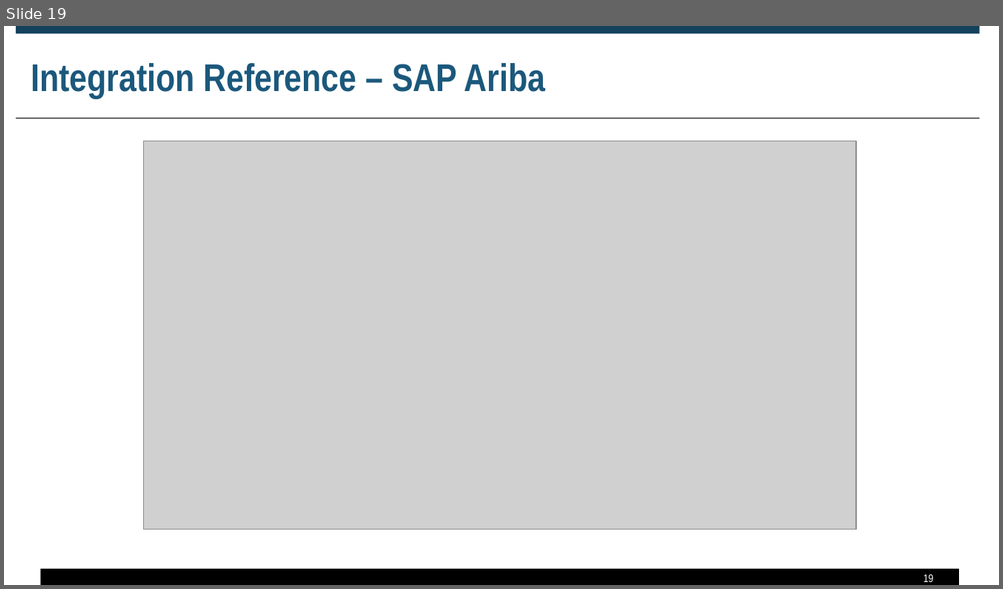
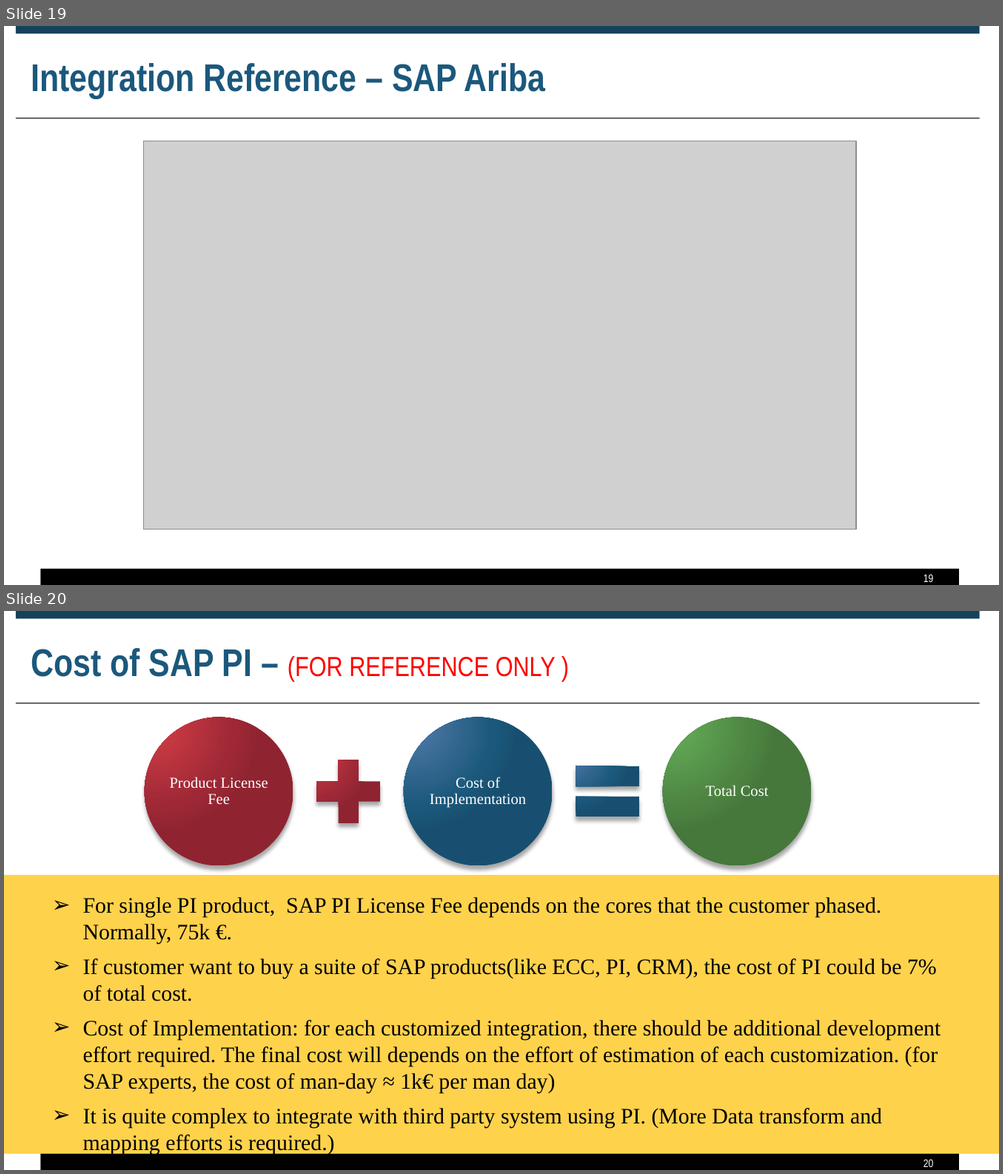
Before and after one commit to zyw9963/YFVE-supplier-portal, a slide deck: projects/ERP Integration/Proposal for System Integraiton v1.0.pptx. Shown one above the other, each under a label of ours: slide 19 before the commit, slides 19 and 20 after it. The pictures are 1003x589 and 1003x1174 pixels, drawn with LibreOffice and Linux fonts; fonts in the diff are those of the drawing; grey boxes stand for pictures. Boxes give left, top, right and bottom in pixels: in the first picture for what was removed or moved away, otherwise in the second. Text is boxed around its words. In the diff, an @@ line names an element or a change of style, - is before the commit and + after.

```diff
--- a/projects/ERP Integration/Proposal for System Integraiton v1.0.pptx
+++ b/projects/ERP Integration/Proposal for System Integraiton v1.0.pptx
@@ slide 20 added at [4, 611, 999, 1170], background #FFFFFF; not listed: 3 template elements that a slide beside it also shows @@
@@ title added at [31, 648, 555, 681], 20 pt, text #FF0000 @@
+Cost of SAP PI – (FOR REFERENCE ONLY )
@@ group added at [145, 718, 811, 866]: 3 ellipses, 3 texts, 1 plus sign, 1 math equal @@
+Product License Fee
+Cost of Implementation
+Total Cost
@@ rectangle added at [4, 876, 999, 1155], fill #FFC000 at 70% opacity @@
@@ text added at [83, 897, 941, 1154], 16 pt, text #000000 @@
+➢ For single PI product, SAP PI License Fee depends on the cores that the customer phased. Normally, 75k €.
+➢ If customer want to buy a suite of SAP products(like ECC, PI, CRM), the cost of PI could be 7% of total cost.
+➢ Cost of Implementation: for each customized integration, there should be additional development effort required. The final cost will depends on the effort of estimation of each customization. (for SAP experts, the cost of man-day ≈ 1k€ per man day)
+➢ It is quite complex to integrate with third party system using PI. (More Data transform and mapping efforts is required.)
@@ page number added at [923, 1159, 933, 1167], 8 pt, text #FFFFFF @@
+20
```
Also in this commit, not shown: 2 other slides added.
